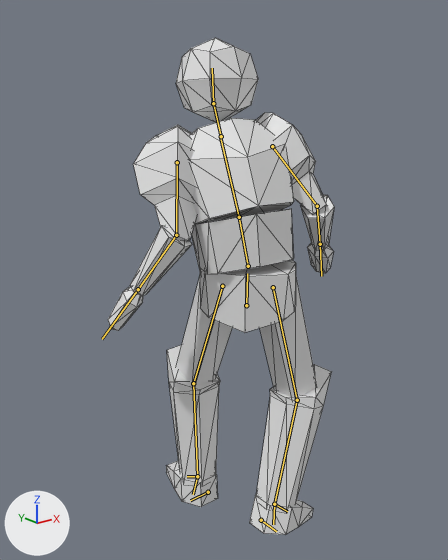
A saved change to the glTF model meshes/characters/omnistriker/omnistriker.glb.
Camera for both pictures: a 50 mm camera at (-1.504, -1.73, 1.776) aimed at (-0.004, 0.145, 1.026). Lighting does not change. The marker at lower left points along +X, +Y and +Z. The first picture is the older version. Both versions are drawn at frame 1 of the action 'idle'; the numbers are the values there. The bones that change, and the others that lie on the model, are drawn over the model as lines. Mesh edges are drawn as thin lines.

Names of what the first picture shows: 'omnistriker'.
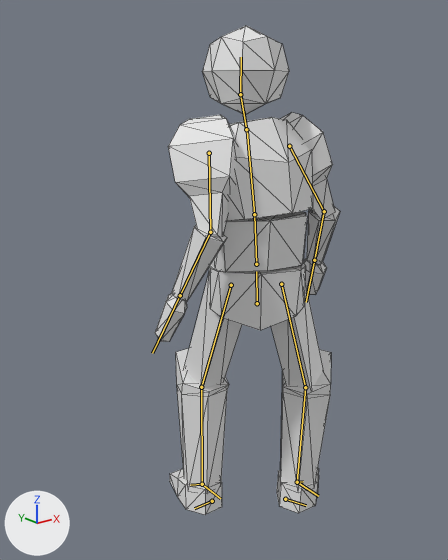
Location of each change, (x1, y1, x2, y2) in pixels of the pictures (448 x 560 px):
'omnistriker', posed (18% narrower)
    before: (108, 38, 334, 535)
    after: (155, 26, 340, 515)
bone 'spine', root to tip
    before: (246, 305) to (247, 273)
    after: (257, 303) to (256, 271)
bone 'spine.001', root to tip
    before: (248, 266) to (239, 217)
    after: (256, 264) to (254, 214)
bone 'spine.002', root to tip
    before: (239, 217) to (220, 137)
    after: (254, 214) to (247, 130)
bone 'spine.003', root to tip
    before: (221, 136) to (213, 103)
    after: (246, 129) to (240, 94)
bone 'spine.004', root to tip
    before: (213, 103) to (212, 68)
    after: (240, 94) to (241, 57)
bone 'upper_arm.L', root to tip
    before: (177, 162) to (176, 235)
    after: (209, 153) to (210, 232)
bone 'forearm.L', root to tip
    before: (176, 235) to (138, 289)
    after: (210, 232) to (180, 295)
bone 'forearm.R', root to tip
    before: (317, 206) to (320, 244)
    after: (324, 211) to (314, 260)
bone 'thigh.L', root to tip
    before: (222, 286) to (193, 383)
    after: (231, 285) to (201, 387)
bone 'shin.L', root to tip
    before: (193, 383) to (197, 476)
    after: (201, 387) to (202, 484)
bone 'thigh.R', root to tip
    before: (273, 287) to (297, 400)
    after: (281, 284) to (305, 387)
bone 'shin.R', root to tip
    before: (297, 400) to (274, 504)
    after: (305, 387) to (297, 482)

Edits to the bpy script that builds the scene:
```text
Change bone_spine:
    where bone_spine = bpy.data.objects['Armature'].pose.bones['spine']
    bone_spine.location: (0.039, -0.031, 0.025) -> (0.0, -0.03, 0.008)
    bone_spine.rotation_quaternion: (-0.924, 0.0, 0.371, -0.096) -> (-0.954, 0.0, 0.291, -0.075)  # degrees (-6, -43, 14) -> degrees (-3, -34, 10)
Change bone_spine_001:
    where bone_spine_001 = bpy.data.objects['Armature'].pose.bones['spine.001']  # child of 'spine'
    bone_spine_001.rotation_quaternion: (0.97, 0.112, 0.198, -0.083) -> (0.995, 0.041, 0.086, -0.02)  # degrees (12, 24, -7) -> degrees (5, 10, -2)
Change bone_spine_002:
    where bone_spine_002 = bpy.data.objects['Armature'].pose.bones['spine.002']  # child of 'spine.001'
    bone_spine_002.rotation_quaternion: (0.997, 0.063, 0.033, -0.018) -> (0.975, 0.042, 0.216, -0.013)  # degrees (7, 4, -2) -> degrees (5, 25, 0)
Change bone_spine_003:
    where bone_spine_003 = bpy.data.objects['Armature'].pose.bones['spine.003']  # child of 'spine.002'
    bone_spine_003.location: (-0.003, 0.0, -0.002) -> (0.0, 0.0, 0.0)
    bone_spine_003.rotation_quaternion: (0.981, -0.14, 0.132, -0.013) -> (0.996, -0.087, 0.0, 0.0)  # degrees (-17, 15, -4) -> degrees (-10, 0, 0)
Change bone_spine_004:
    where bone_spine_004 = bpy.data.objects['Armature'].pose.bones['spine.004']  # child of 'spine.003'
    bone_spine_004.rotation_quaternion: (1.0, -0.024, 0.006, -0.001) -> (1.0, 0.0, 0.0, 0.0)  # degrees (-3, 1, 0) -> degrees (0, 0, 0)
Change bone_upper_arm_l:
    where bone_upper_arm_l = bpy.data.objects['Armature'].pose.bones['upper_arm.L']  # child of 'spine.002'
    bone_upper_arm_l.rotation_quaternion: (0.965, -0.015, 0.059, -0.254) -> (0.968, -0.037, 0.018, -0.247)  # degrees (-3, 6, -30) -> degrees (-5, 1, -29)
Change bone_forearm_l:
    where bone_forearm_l = bpy.data.objects['Armature'].pose.bones['forearm.L']  # child of 'upper_arm.L'
    bone_forearm_l.rotation_quaternion: (0.923, 0.291, -0.164, 0.191) -> (0.979, 0.198, -0.052, -0.003)  # degrees (31, -24, 16) -> degrees (23, -6, -1)
Change bone_forearm_r:
    where bone_forearm_r = bpy.data.objects['Armature'].pose.bones['forearm.R']  # child of 'upper_arm.R'
    bone_forearm_r.rotation_quaternion: (0.916, 0.382, 0.11, -0.055) -> (0.977, 0.205, 0.055, -0.016)  # degrees (45, 14, -1) -> degrees (24, 7, 0)
Change bone_thigh_l:
    where bone_thigh_l = bpy.data.objects['Armature'].pose.bones['thigh.L']  # child of 'spine'
    bone_thigh_l.rotation_quaternion: (0.913, -0.142, -0.372, -0.088) -> (0.945, -0.126, -0.291, -0.074)  # degrees (-16, -45, -4) -> degrees (-14, -35, -5)
Change bone_shin_l:
    where bone_shin_l = bpy.data.objects['Armature'].pose.bones['shin.L']  # child of 'thigh.L'
    bone_shin_l.rotation_quaternion: (0.991, 0.131, 0.0, -0.002) -> (0.991, 0.13, -0.001, -0.023)  # degrees (15, 0, 0) -> degrees (15, 0, -3)
Change bone_thigh_r:
    where bone_thigh_r = bpy.data.objects['Armature'].pose.bones['thigh.R']  # child of 'spine'
    bone_thigh_r.rotation_quaternion: (0.914, -0.077, 0.391, 0.078) -> (0.955, -0.101, 0.256, 0.107)  # degrees (-7, 47, 7) -> degrees (-9, 31, 10)
Change bone_shin_r:
    where bone_shin_r = bpy.data.objects['Armature'].pose.bones['shin.R']  # child of 'thigh.R'
    bone_shin_r.rotation_quaternion: (0.981, 0.192, 0.001, 0.024) -> (0.992, 0.112, -0.004, -0.067)  # degrees (22, 0, 3) -> degrees (13, 0, -8)
```
